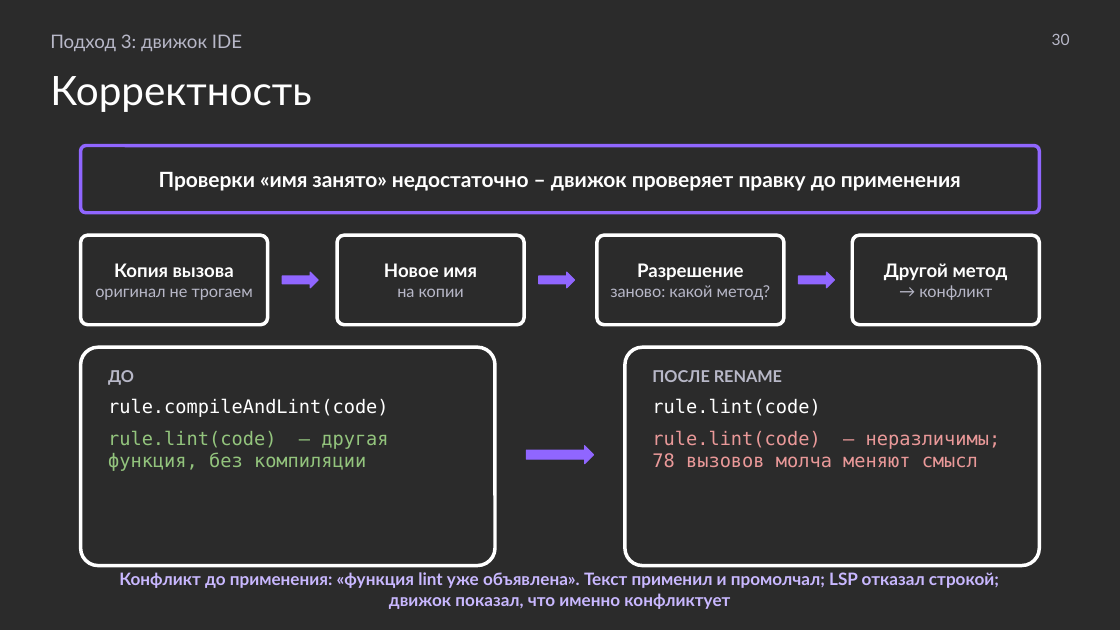
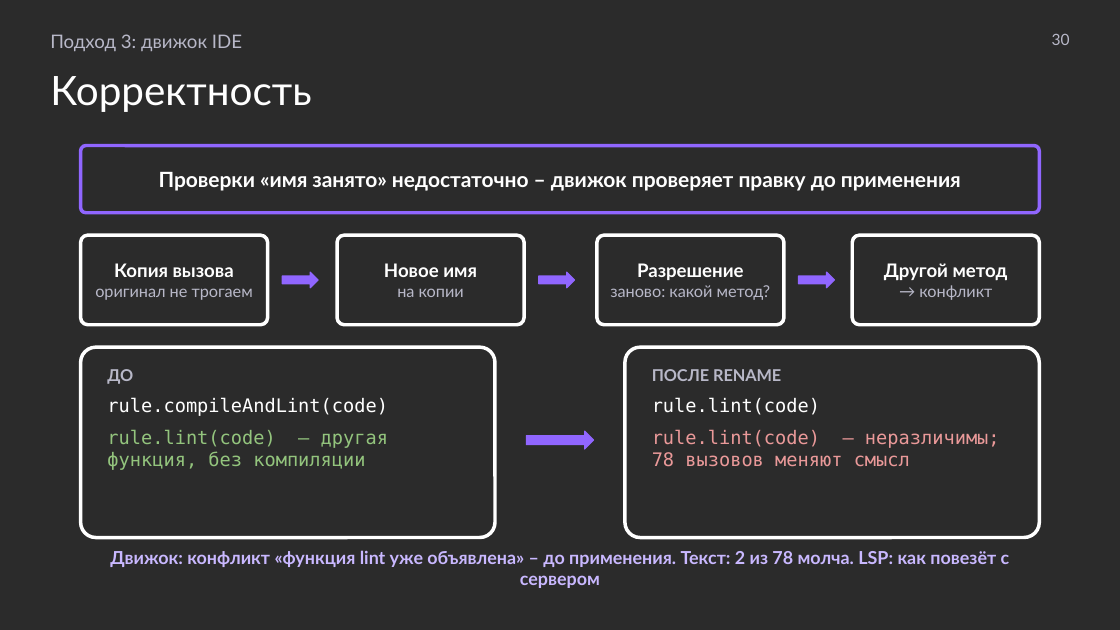
Before and after one commit to MchKosticyn/ide-refactoring-in-ai-agents, a slide deck: slide 30 of Доклад_ Рефакторинг в ИИ-агентах.pptx. Drawn at 1120x630 pixels with LibreOffice and Linux fonts; fonts in the diff are those of the drawing; background and template pictures are left out; a plain dark background stands for a picture behind light text. Boxes give left, top, right and bottom in pixels: in the first picture for what was removed or moved away, otherwise in the second. Text is boxed around its words. In the diff, an @@ line names an element or a change of style, - is before the commit and + after.

Commit message:
Presentation after review: one-tier plan slides, single case slide, metrics strip on every run, LSP pros/cons, protocol-level wording, dry copy; sync plan

```diff
--- a/Доклад_ Рефакторинг в ИИ-агентах.pptx
+++ b/Доклад_ Рефакторинг в ИИ-агентах.pptx
@@ rounded rectangle "ДО": place and size @@
-rounded rectangle "ДО" at (81, 347, 495, 566)
+rounded rectangle "ДО" at (81, 347, 495, 538)
@@ rounded rectangle "ПОСЛЕ RENAME": place and size @@
-rounded rectangle "ПОСЛЕ RENAME" at (625, 347, 1039, 566)
+rounded rectangle "ПОСЛЕ RENAME" at (625, 347, 1039, 538)
@@ right arrow: place and size @@
-right arrow at (526, 446, 594, 464)
+right arrow at (526, 431, 594, 449)
@@ text in rounded rectangle at (652, 429, 1000, 467): text changed @@
-rule.lint(code) – неразличимы; 78 вызовов молча меняют смысл
+rule.lint(code) – неразличимы; 78 вызовов меняют смысл
@@ text at (110, 550, 1010, 588): text changed; size 11 to 11.5 pt @@
-Конфликт до применения: «функция lint уже объявлена». Текст применил и промолчал; LSP отказал строкой; движок показал, что именно конфликтует
+Движок: конфликт «функция lint уже объявлена» – до применения. Текст: 2 из 78 молча. LSP: как повезёт с сервером
```
Also in this commit, not shown: 28 other slides changed, 8 slides added, 9 slides removed, 2 other files.
